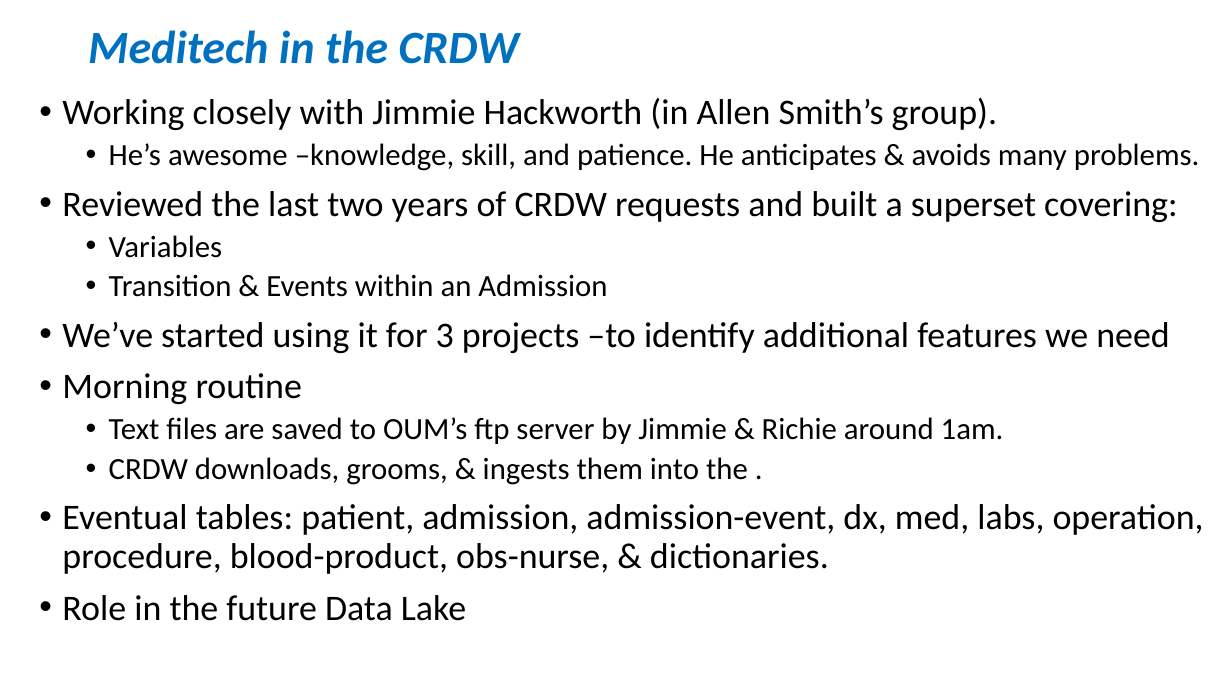
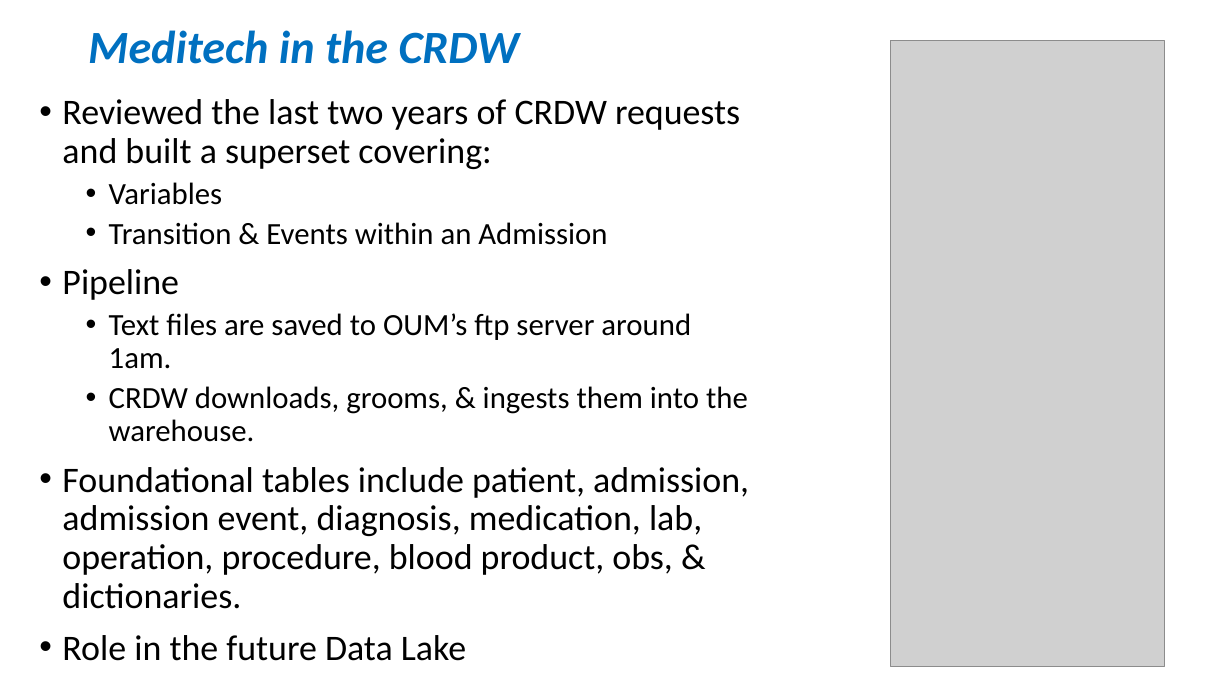
Before and after one commit to OuhscBbmc/prairie-outpost-public, a slide deck: slide 18 of publications/presentation-2021-02-aac/crdw-2021-02.pptx (slide 12 before the commit). Drawn at 1232x693 pixels with LibreOffice and Linux fonts; fonts in the diff are those of the drawing; grey boxes stand for pictures. Boxes give left, top, right and bottom in pixels: in the first picture for what was removed or moved away, otherwise in the second. Text is boxed around its words. In the diff, an @@ line names an element or a change of style, - is before the commit and + after.

Commit message:
adding to slides
ref #10

```diff
--- a/publications/presentation-2021-02-aac/crdw-2021-02.pptx
+++ b/publications/presentation-2021-02-aac/crdw-2021-02.pptx
@@ picture added at bbox=[891, 41, 1165, 666] @@
@@ text at bbox=[62, 98, 1200, 171]: paragraphs removed @@
-• Working closely with Jimmie Hackworth (in Allen Smith’s group).
-  • He’s awesome –knowledge, skill, and patience. He anticipates & avoids many problems.
@@ text at bbox=[62, 269, 749, 609]: text changed @@
-• We’ve started using it for 3 projects –to identify additional features we need
-• Morning routine
-  • Text files are saved to OUM’s ftp server by Jimmie & Richie around 1am.
-  • CRDW downloads, grooms, & ingests them into the .
-• Eventual tables: patient, admission, admission-event, dx, med, labs, operation, procedure, blood-product, obs-nurse, & dictionaries.
+• Pipeline
+  • Text files are saved to OUM’s ftp server around 1am.
+  • CRDW downloads, grooms, & ingests them into the warehouse.
+• Foundational tables include patient, admission, admission event, diagnosis, medication, lab, operation, procedure, blood product, obs, & dictionaries.
```
Also in this commit, not shown: 1 other slide changed, 6 slides added, 2 slides removed.
